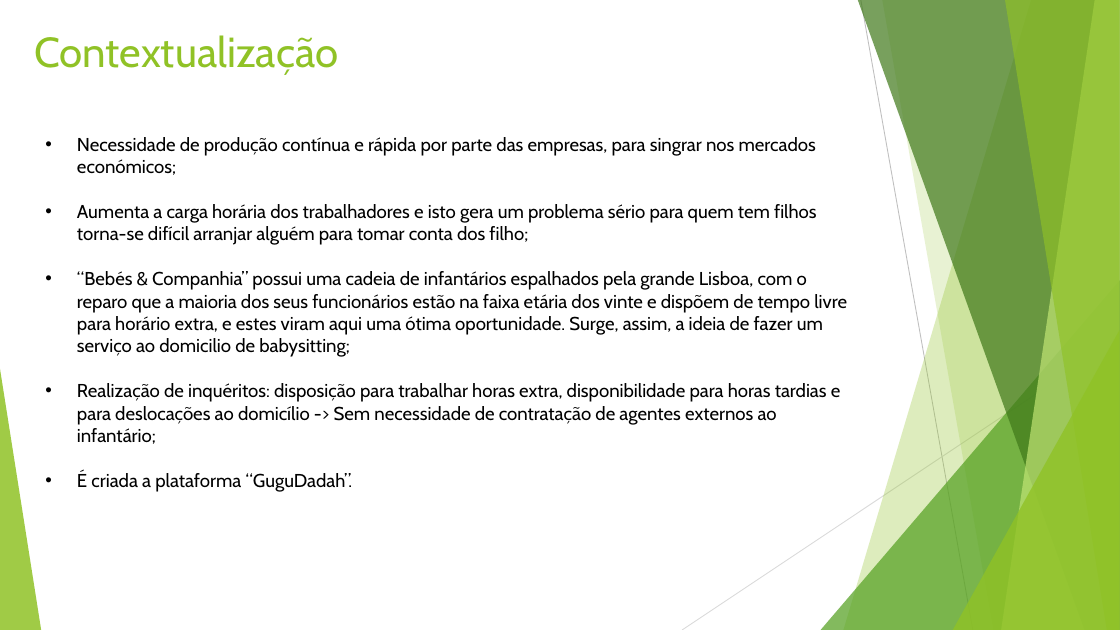
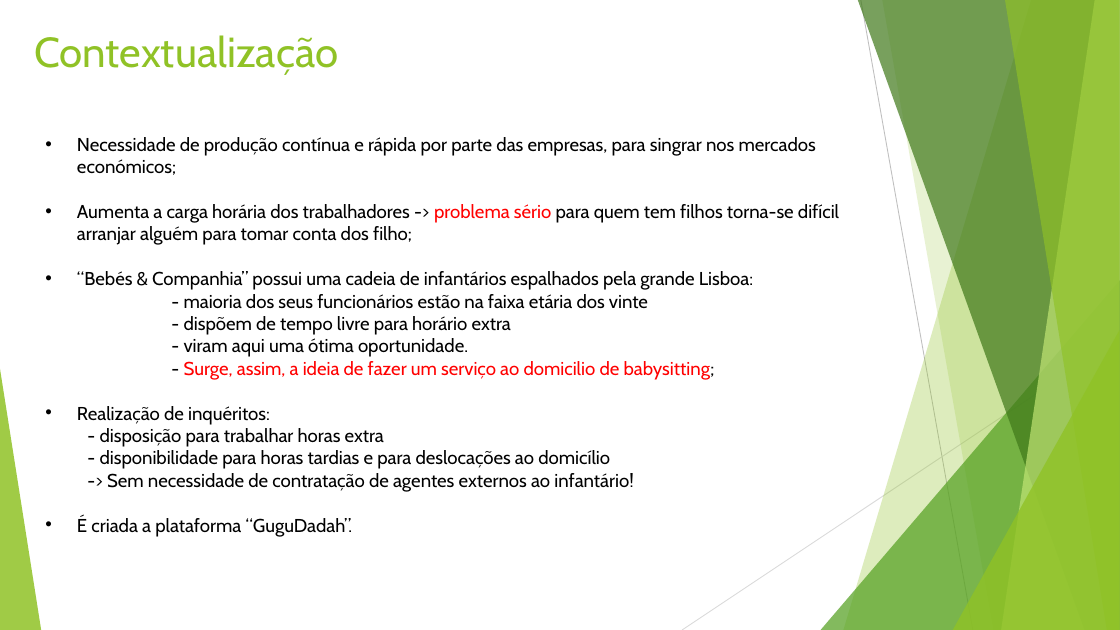
Before and after one commit to vitorjrc/babysitting-system, a slide deck: slide 3 of relatorio/LI4.pptx. Drawn at 1120x630 pixels with LibreOffice and Linux fonts; fonts in the diff are those of the drawing. Boxes give left, top, right and bottom in pixels: in the first picture for what was removed or moved away, otherwise in the second. Text is boxed around its words. In the diff, an @@ line names an element or a change of style, - is before the commit and + after.

Commit message:
presentation final version

```diff
--- a/relatorio/LI4.pptx
+++ b/relatorio/LI4.pptx
@@ text at bbox=[77, 204, 839, 492]: text changed @@
-• Aumenta a carga horária dos trabalhadores e isto gera um problema sério para quem tem filhos torna-se difícil arranjar alguém para tomar conta dos filho;
-• “Bebés & Companhia” possui uma cadeia de infantários espalhados pela grande Lisboa, com o reparo que a maioria dos seus funcionários estão na faixa etária dos vinte e dispõem de tempo livre para horário extra, e estes viram aqui uma ótima oportunidade. Surge, assim, a ideia de fazer um serviço ao domicilio de babysitting;
-• Realização de inquéritos: disposição para trabalhar horas extra, disponibilidade para horas tardias e para deslocações ao domicílio -> Sem necessidade de contratação de agentes externos ao infantário;
+• Aumenta a carga horária dos trabalhadores -> problema sério para quem tem filhos torna-se difícil arranjar alguém para tomar conta dos filho;
+• “Bebés & Companhia” possui uma cadeia de infantários espalhados pela grande Lisboa:
+- maioria dos seus funcionários estão na faixa etária dos vinte
+- dispõem de tempo livre para horário extra
+- viram aqui uma ótima oportunidade.
+- Surge, assim, a ideia de fazer um serviço ao domicilio de babysitting;
+• Realização de inquéritos:
+- disposição para trabalhar horas extra
+- disponibilidade para horas tardias e para deslocações ao domicílio
+-> Sem necessidade de contratação de agentes externos ao infantário!
```
Also in this commit, not shown: 2 other slides changed.
